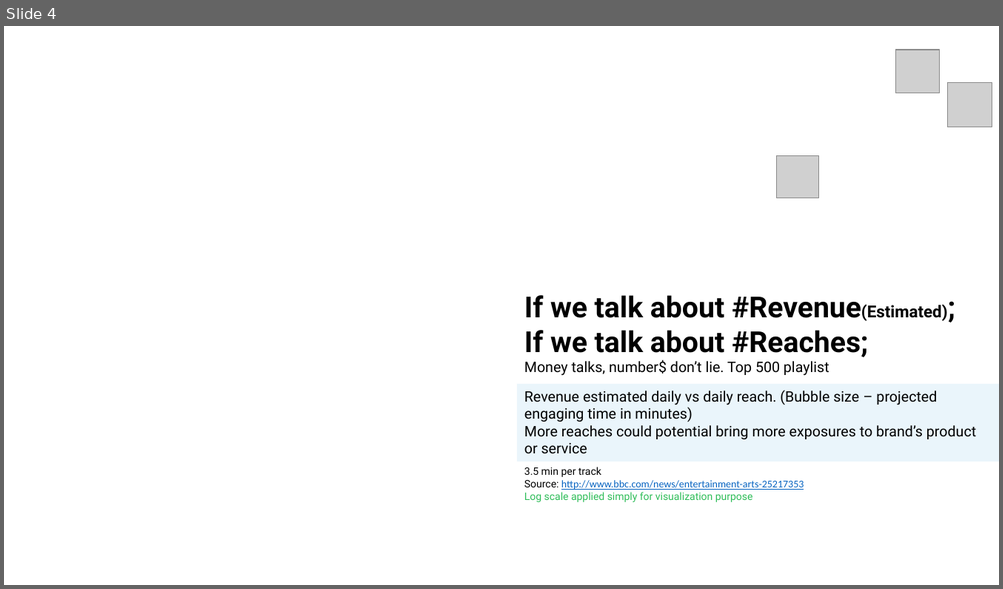
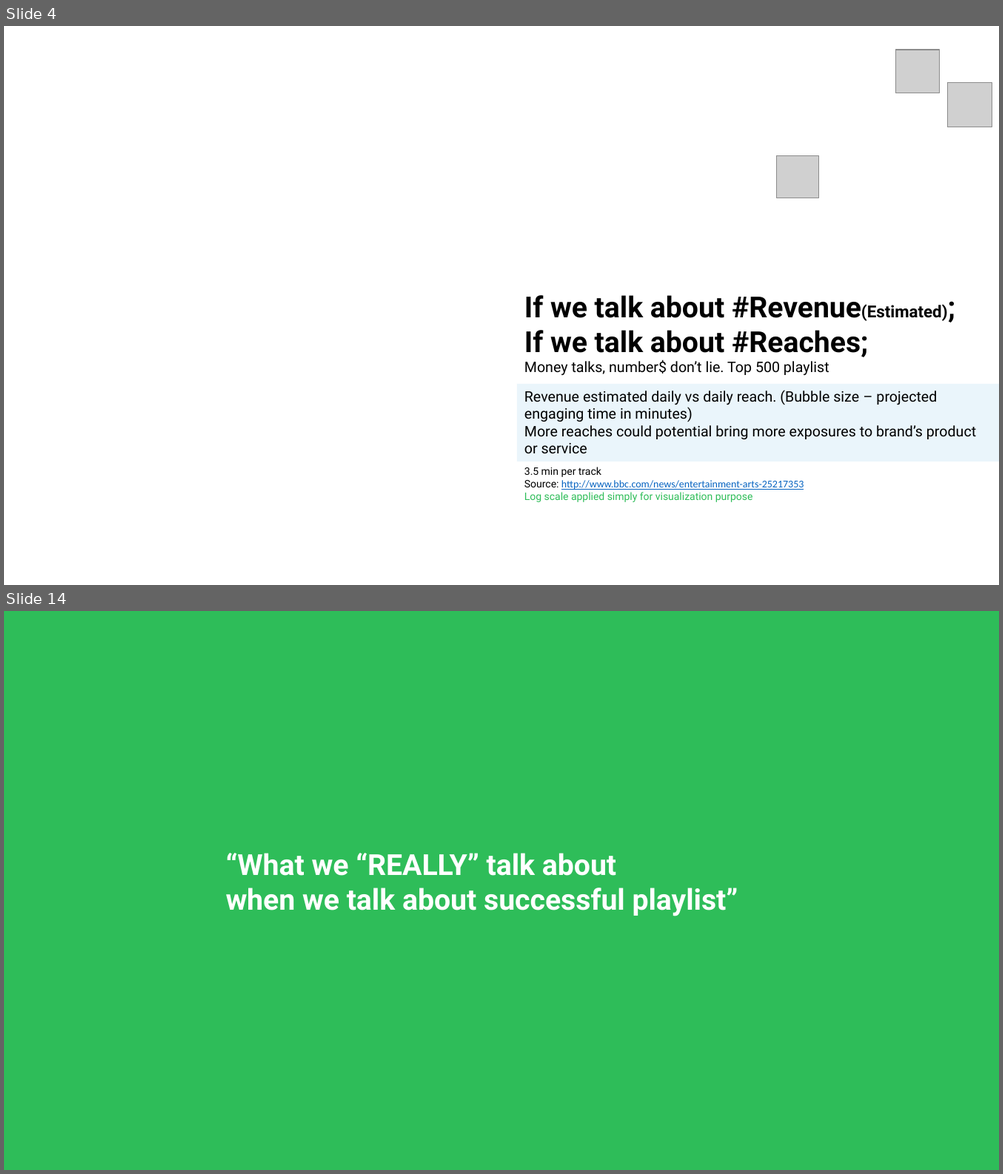
Before and after one commit to alonnir/playlist_summary_analysis, a slide deck: Presentation.pptx. Shown one above the other, each under a label of ours: slide 4 before the commit, slides 4 and 14 after it; the slides between them are not shown. The pictures are 1003x589 and 1003x1174 pixels, drawn with LibreOffice and Linux fonts; fonts in the diff are those of the drawing; grey boxes stand for pictures; background and template pictures are left out. Boxes give left, top, right and bottom in pixels: in the first picture for what was removed or moved away, otherwise in the second. Text is boxed around its words. In the diff, an @@ line names an element or a change of style, - is before the commit and + after.

```diff
--- a/Presentation.pptx
+++ b/Presentation.pptx
@@ slide 14 added at [4, 611, 999, 1170], background #2EBD59 @@
@@ text added at [226, 853, 738, 917], 28 pt, text #FFFFFF, bold @@
+“What we “REALLY” talk about
+when we talk about successful playlist”
```
Also in this commit, not shown: 4 slides changed, 9 other slides added, 34 other files.
